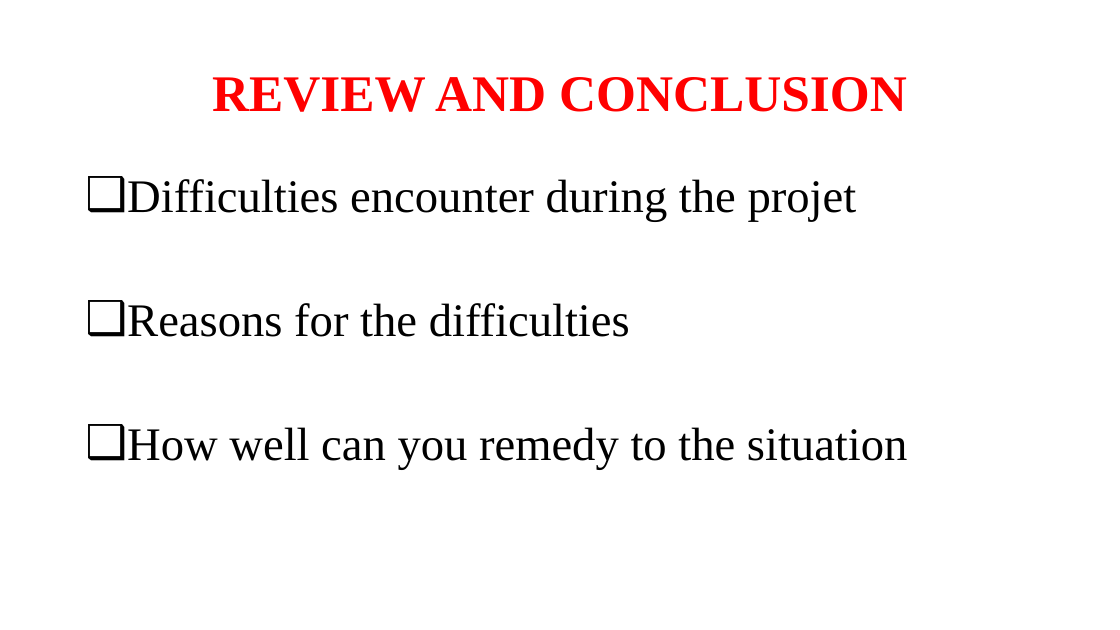
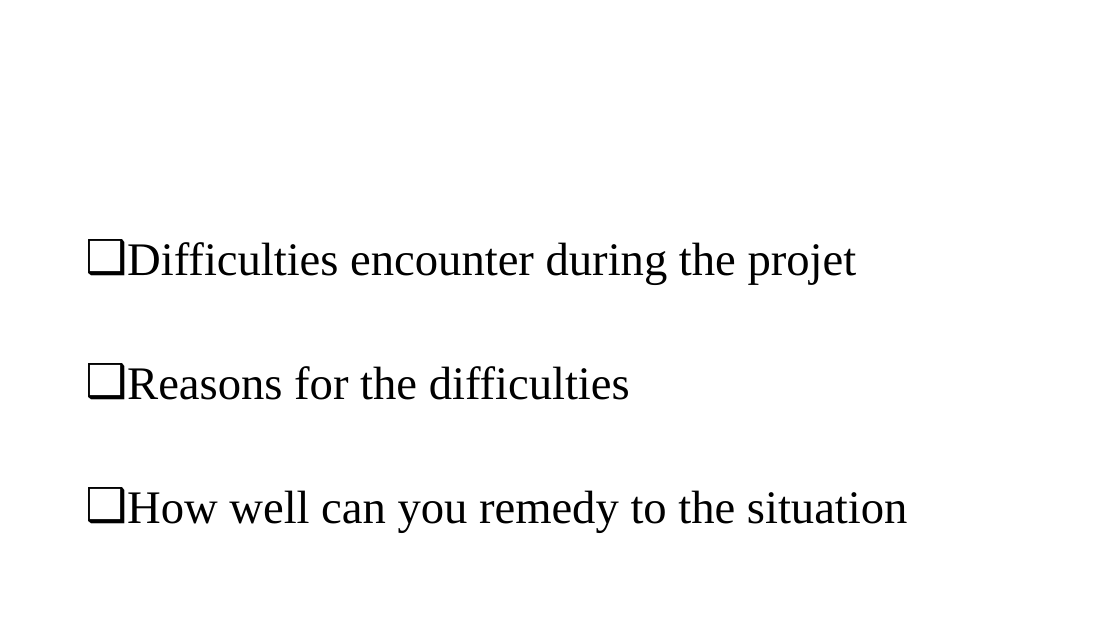
Before and after one commit to NGUESSIE-FABIOLA/BoulderDash, a slide deck: slide 21 of masterpom/PROJET UML.pptx (slide 15 before the commit). Drawn at 1120x630 pixels with LibreOffice and Linux fonts; fonts in the diff are those of the drawing; background and template pictures are left out. Boxes give left, top, right and bottom in pixels: in the first picture for what was removed or moved away, otherwise in the second. Text is boxed around its words. In the diff, an @@ line names an element or a change of style, - is before the commit and + after.

```diff
--- a/masterpom/PROJET UML.pptx
+++ b/masterpom/PROJET UML.pptx
@@ title removed at [212, 77, 907, 112] @@
-REVIEW AND CONCLUSION
@@ text "Difficulties encounter during the projet": place and size @@
-text "Difficulties encounter during the projet" at [127, 179, 908, 470]
+text "Difficulties encounter during the projet" at [127, 242, 908, 533]
```
Also in this commit, not shown: 9 other slides changed, 6 slides added, 10 other files.
